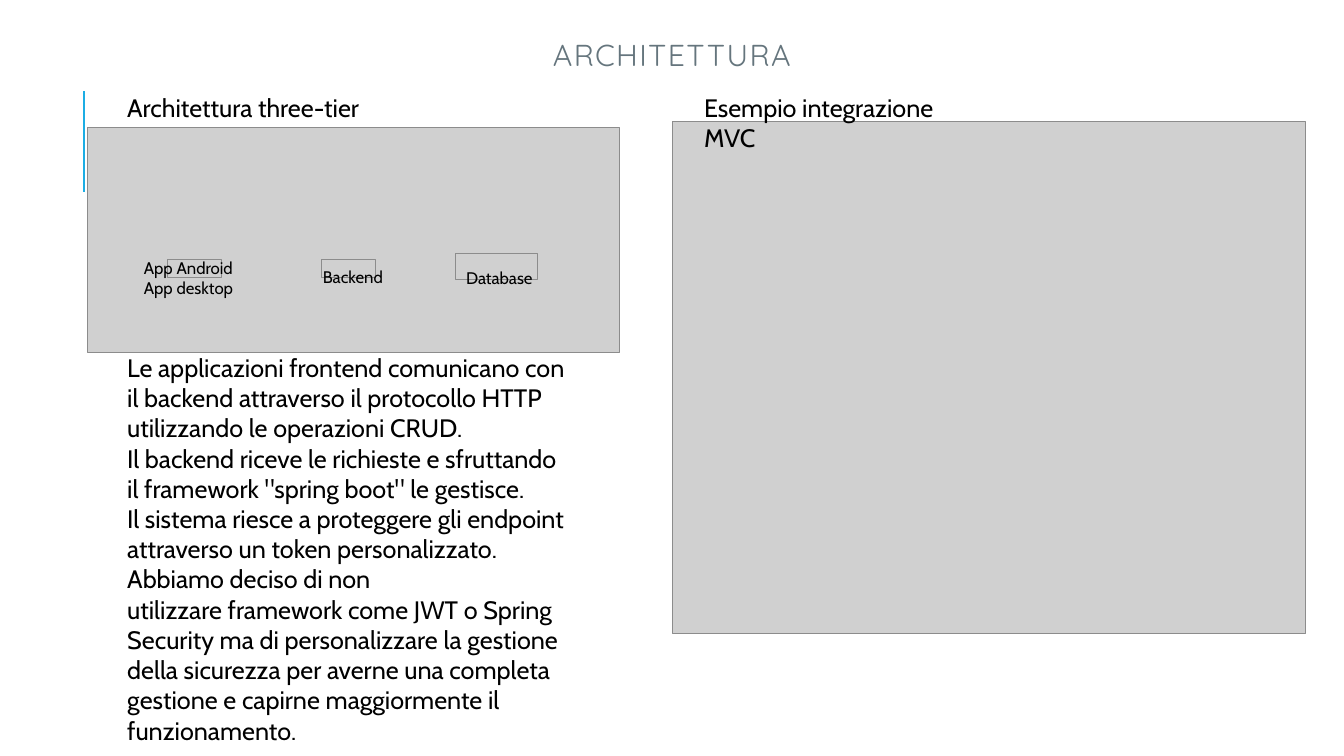
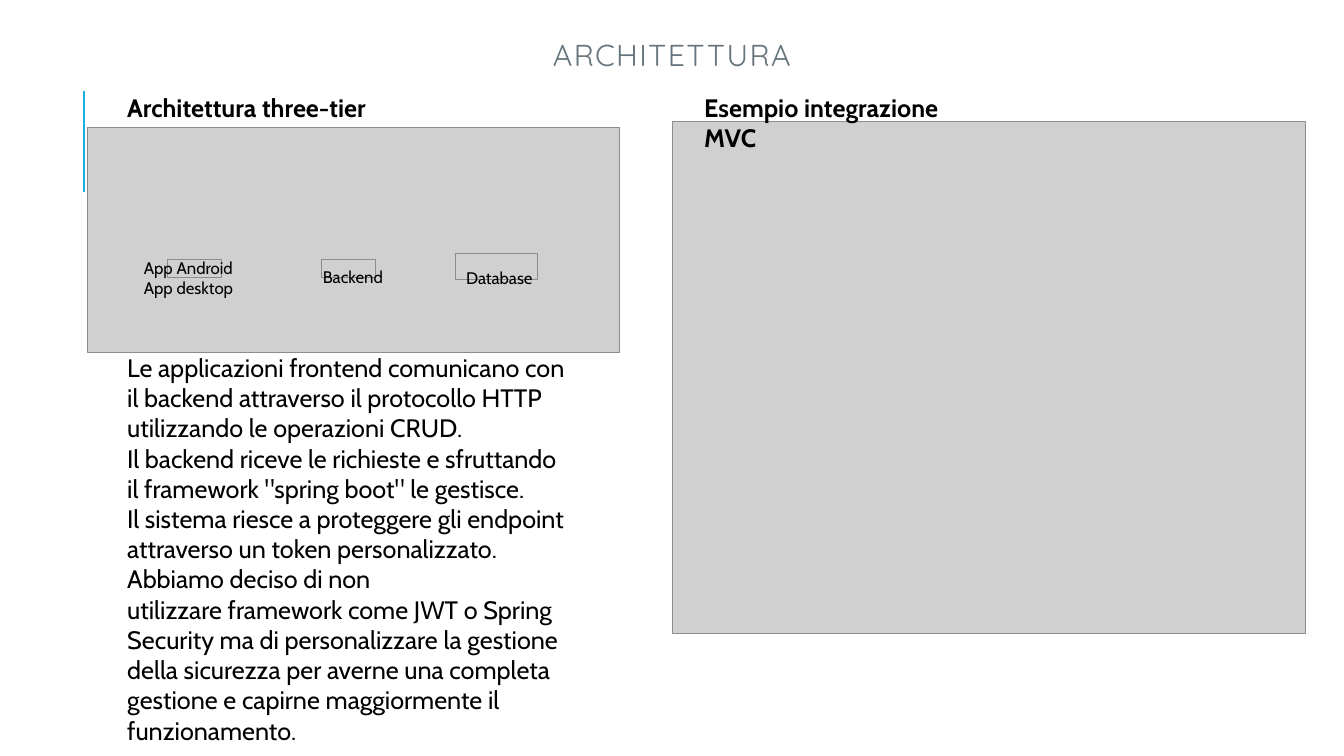
Before and after one commit to CristianCarrella/Ratatouille23, a slide deck: slide 9 of powerpoint_presentazione/presentazione.pptx. Drawn at 1344x756 pixels with LibreOffice and Linux fonts; fonts in the diff are those of the drawing; grey boxes stand for pictures. Boxes give left, top, right and bottom in pixels: in the first picture for what was removed or moved away, otherwise in the second. Text is boxed around its words. In the diff, an @@ line names an element or a change of style, - is before the commit and + after.

```diff
--- a/powerpoint_presentazione/presentazione.pptx
+++ b/powerpoint_presentazione/presentazione.pptx
@@ text "Architettura three-tier" at box(127, 98, 366, 118): bold on @@
@@ text "Esempio integrazione MVC" at box(704, 99, 938, 148): bold on @@
```
Also in this commit, not shown: 7 other slides changed, 3 other files.
